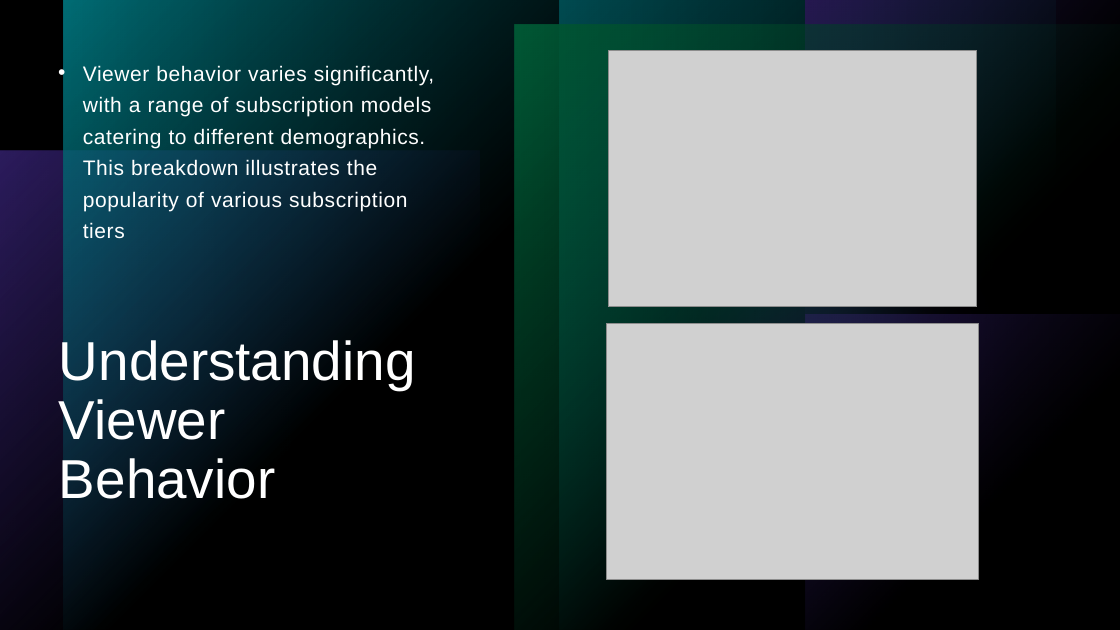
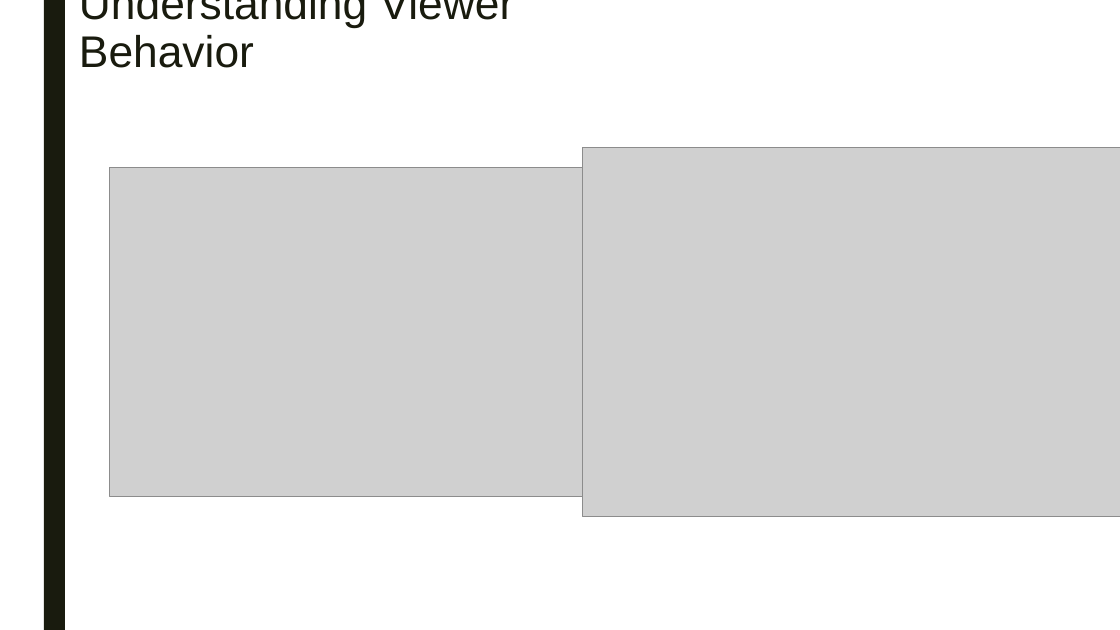
Before and after one commit to lanahuyen/media_tv, a slide deck: slide 9 of Presentation1.pptx (slide 8 before the commit). Drawn at 1120x630 pixels with LibreOffice and Linux fonts; fonts in the diff are those of the drawing; grey boxes stand for pictures. Boxes give left, top, right and bottom in pixels: in the first picture for what was removed or moved away, otherwise in the second. Text is boxed around its words. In the diff, an @@ line names an element or a change of style, - is before the commit and + after.

```diff
--- a/Presentation1.pptx
+++ b/Presentation1.pptx
@@ background #000000 to #FFFFFF @@
@@ rectangle removed at <box>0,0,1120,630</box> @@
@@ rectangle removed at <box>0,0,1120,630</box> @@
@@ rectangle added at <box>44,0,65,630</box>, fill #191B0E @@
@@ title "Understanding Viewer Behavior": place and size @@
-title "Understanding Viewer Behavior" at <box>59,336,416,499</box>
+title "Understanding Viewer Behavior" at <box>79,0,515,68</box>
@@ title "Understanding Viewer Behavior" at <box>79,0,515,68</box>: size 47 to 38 pt, text colour #FFFFFF to #191B0E; line spacing 0.9 to 0.89 @@
@@ group removed at <box>0,0,1120,630</box>: 4 rectangles, 1 ellipse @@
@@ group removed at <box>0,0,1120,630</box>: 6 rectangles, 2 ellipses @@
@@ text removed at <box>83,65,434,239</box> @@
-• Viewer behavior varies significantly, with a range of subscription models catering to different demographics. This breakdown illustrates the popularity of various subscription tiers
@@ picture: place and size @@
-picture at <box>607,323,979,580</box>
+picture at <box>582,147,1120,517</box>
@@ picture: place and size @@
-picture at <box>608,50,977,307</box>
+picture at <box>109,167,582,497</box>
```
Also in this commit, not shown: 10 other slides changed, 4 slides added, 1 slide removed, 1 other file.
